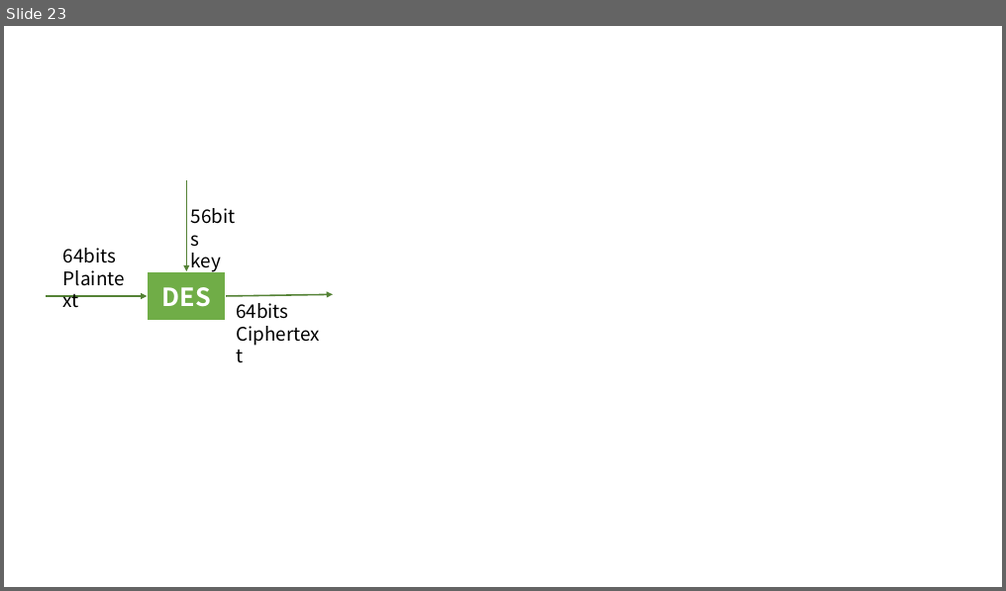
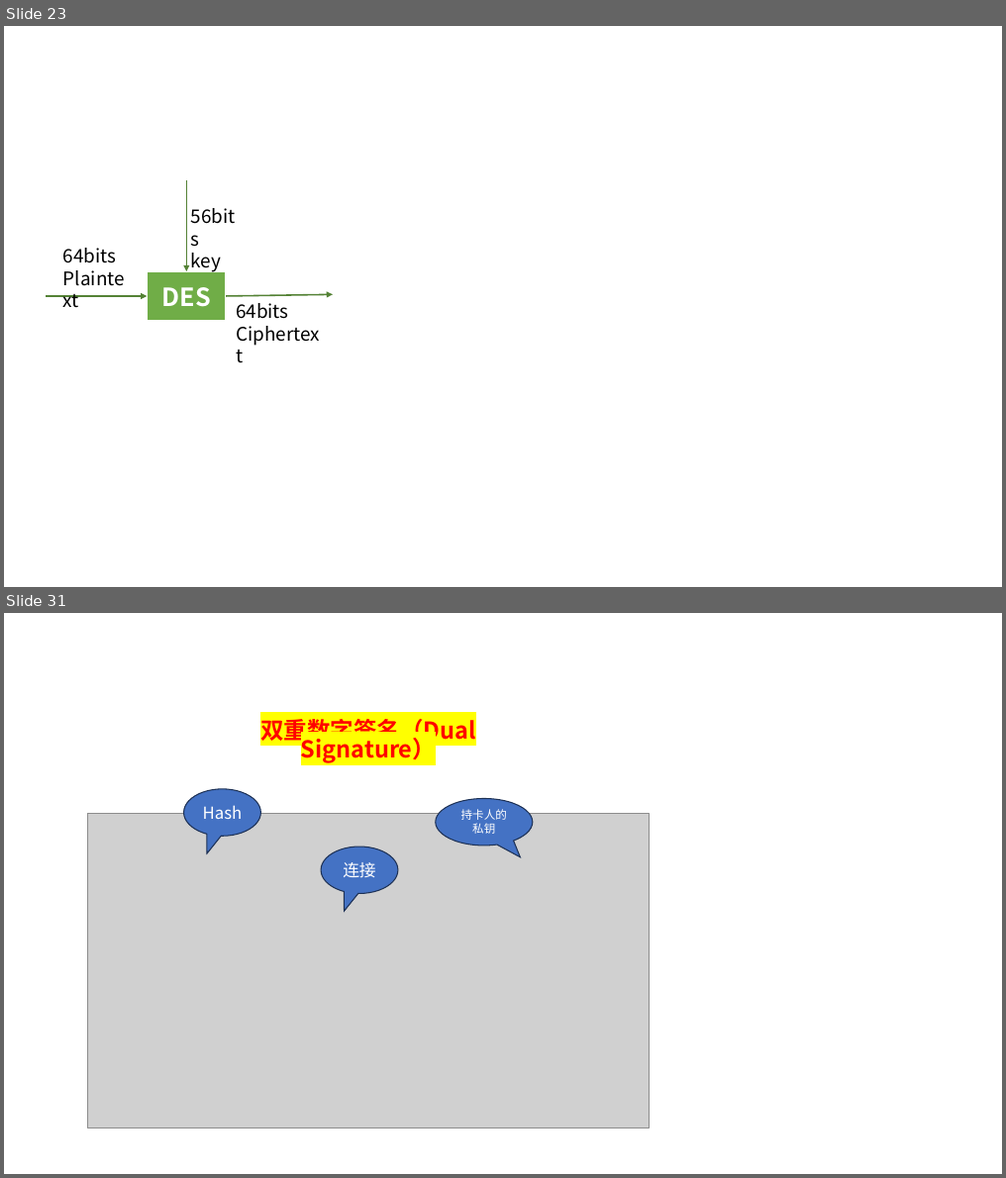
Before and after one commit to guofei9987/a, a slide deck: computer/cipher/cipher.pptx. Shown one above the other, each under a label of ours: slide 23 before the commit, slides 23 and 31 after it; the slides between them are not shown. The pictures are 1006x591 and 1006x1178 pixels, drawn with LibreOffice and Linux fonts; fonts in the diff are those of the drawing; grey boxes stand for pictures. Boxes give left, top, right and bottom in pixels: in the first picture for what was removed or moved away, otherwise in the second. Text is boxed around its words. In the diff, an @@ line names an element or a change of style, - is before the commit and + after.

```diff
--- a/computer/cipher/cipher.pptx
+++ b/computer/cipher/cipher.pptx
@@ slide 31 added at <box>4,613,1002,1174</box>, background #FFFFFF @@
@@ group added at <box>88,719,649,1128</box>: 3 speech bubbles, 1 picture, 1 text @@
+双重数字签名（Dual Signature）
+Hash
+连接
+持卡人的私钥
```
Also in this commit, not shown: 11 other slides added.
